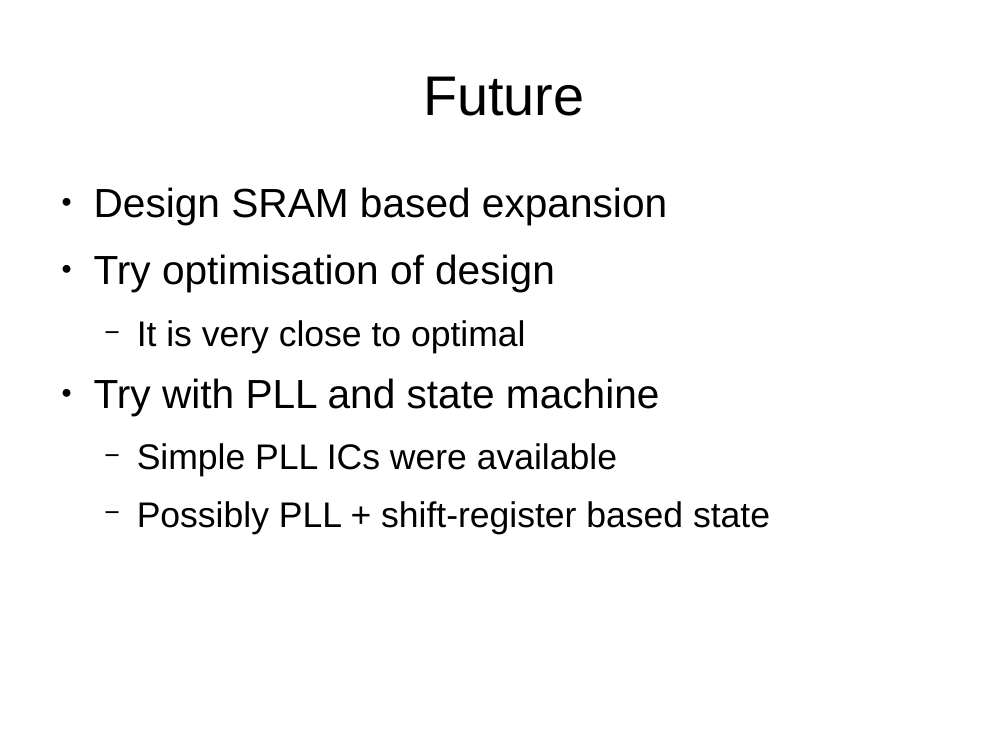
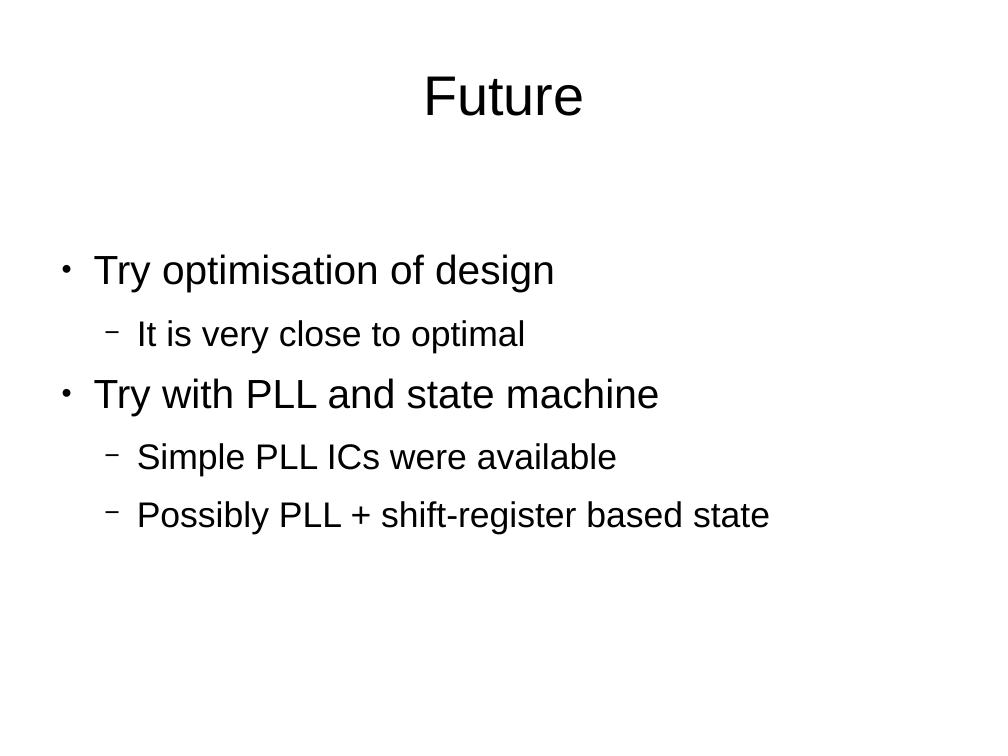
Before and after one commit to bendooks/vixen, a slide deck: slide 22 of talk/bjdooks-vixen-ram.odp (slide 23 before the commit). Drawn at 1008x756 pixels with LibreOffice and Linux fonts; fonts in the diff are those of the drawing; background and template pictures are left out. Boxes give left, top, right and bottom in pixels: in the first picture for what was removed or moved away, otherwise in the second. Text is boxed around its words. In the diff, an @@ line names an element or a change of style, - is before the commit and + after.

```diff
--- a/talk/bjdooks-vixen-ram.odp
+++ b/talk/bjdooks-vixen-ram.odp
@@ text at (x1=94, y1=187, x2=667, y2=225): paragraph removed @@
-● Design SRAM based expansion
```
Also in this commit, not shown: 7 other slides changed, 1 slide removed.
